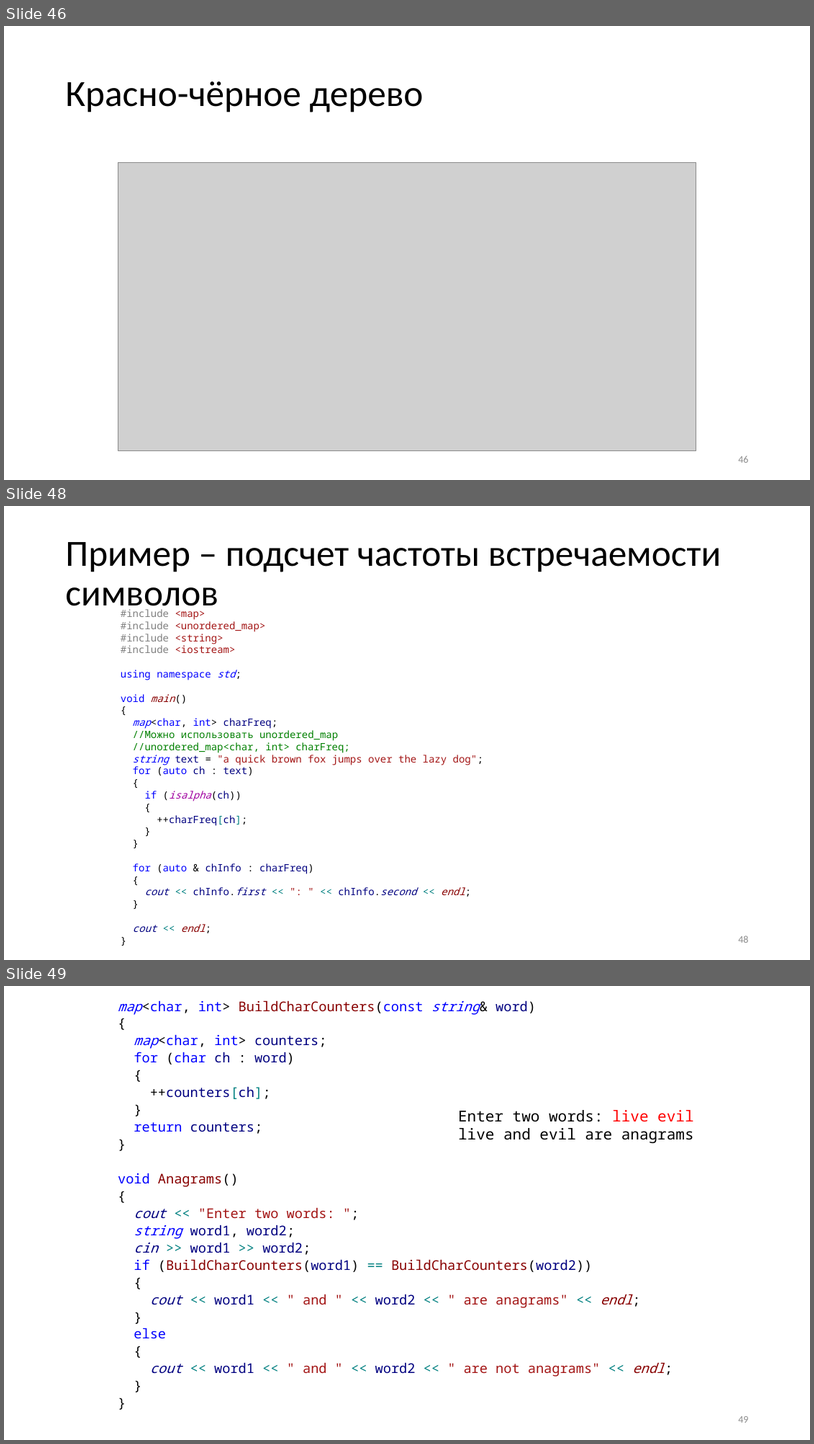
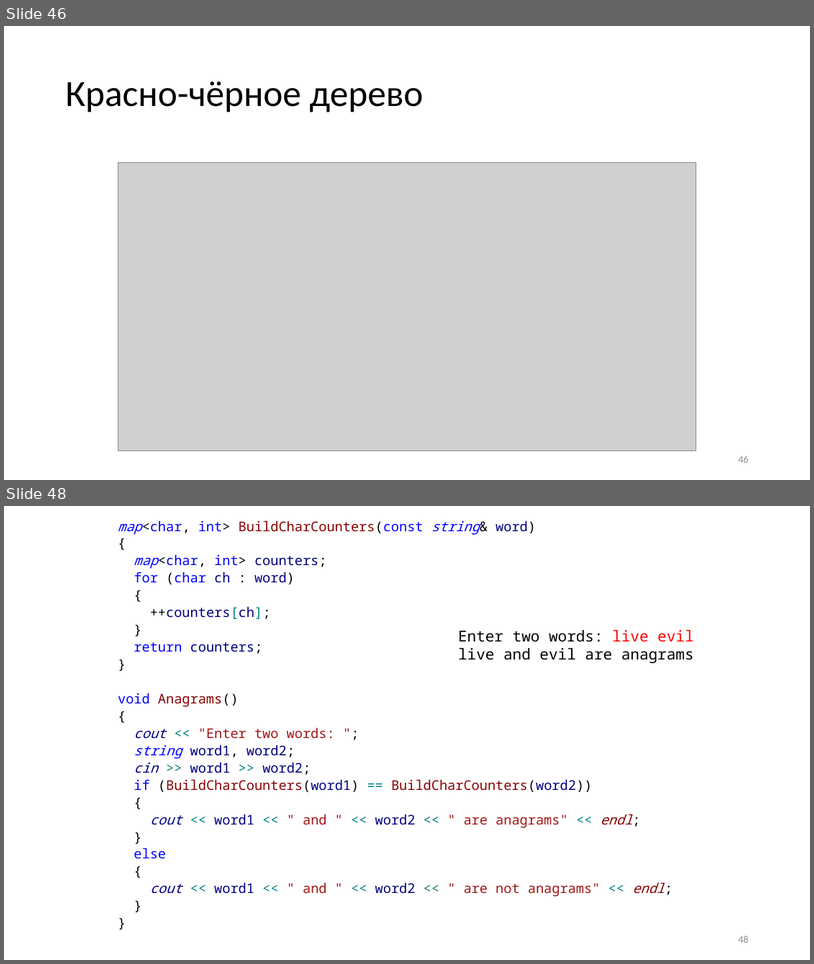
Before and after one commit to alexey-malov/oop, a slide deck: lectures/01/Стандартная библиотека.pptx. Shown one above the other, each under a label of ours: slides 46, 48 and 49 before the commit, slides 46 and 48 after it; the slides between them are not shown. The pictures are 814x1444 and 814x964 pixels, drawn with LibreOffice and Linux fonts; fonts in the diff are those of the drawing; grey boxes stand for pictures. Boxes give left, top, right and bottom in pixels: in the first picture for what was removed or moved away, otherwise in the second. Text is boxed around its words. In the diff, an @@ line names an element or a change of style, - is before the commit and + after.

```diff
--- a/lectures/01/Стандартная библиотека.pptx
+++ b/lectures/01/Стандартная библиотека.pptx
@@ slide 48 removed at <box>4,506,810,960</box>, background #FFFFFF @@
@@ title removed at <box>65,542,721,615</box> @@
-Пример – подсчет частоты встречаемости символов
@@ text removed at <box>121,609,484,932</box> @@
-#include <map>
-#include <unordered_map>
-#include <string>
-#include <iostream>
-using namespace std;
-void main()
-{
-map<char, int> charFreq;
-//Можно использовать unordered_map
-//unordered_map<char, int> charFreq;
-string text = "a quick brown fox jumps over the lazy dog";
-for (auto ch : text)
-{
-if (isalpha(ch))
-{
-++charFreq[ch];
-}
-}
-for (auto & chInfo : charFreq)
-{
-cout << chInfo.first << ": " << chInfo.second << endl;
-}
-cout << endl;
-}
@@ page number removed at <box>738,935,748,942</box> @@
-48
@@ what was slide 49 is now slide 48 @@
@@ page number at <box>738,935,748,942</box>: text changed @@
-49
+48
```
Also in this commit, not shown: 7 slides changed, 12 slides added, 5 other slides removed.
